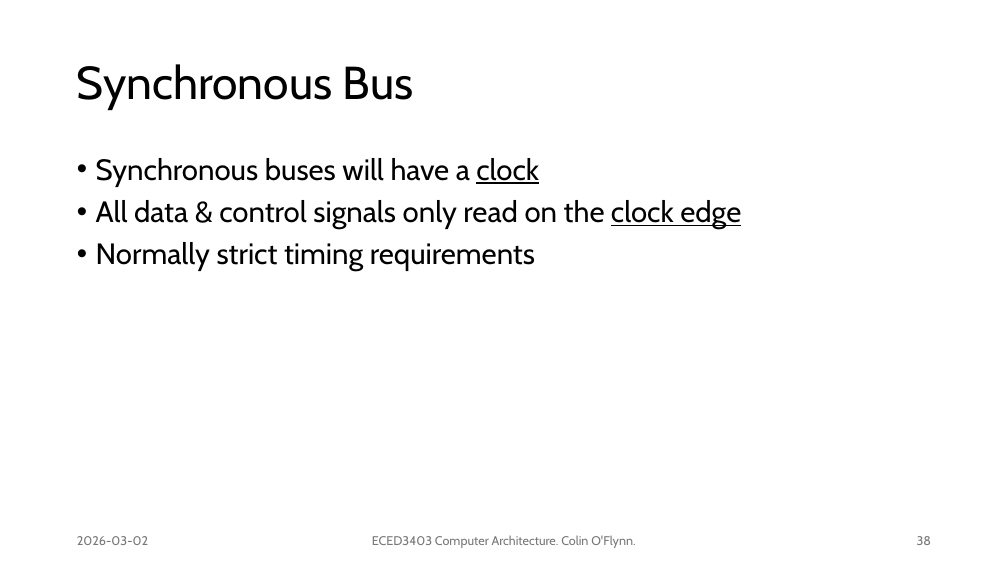
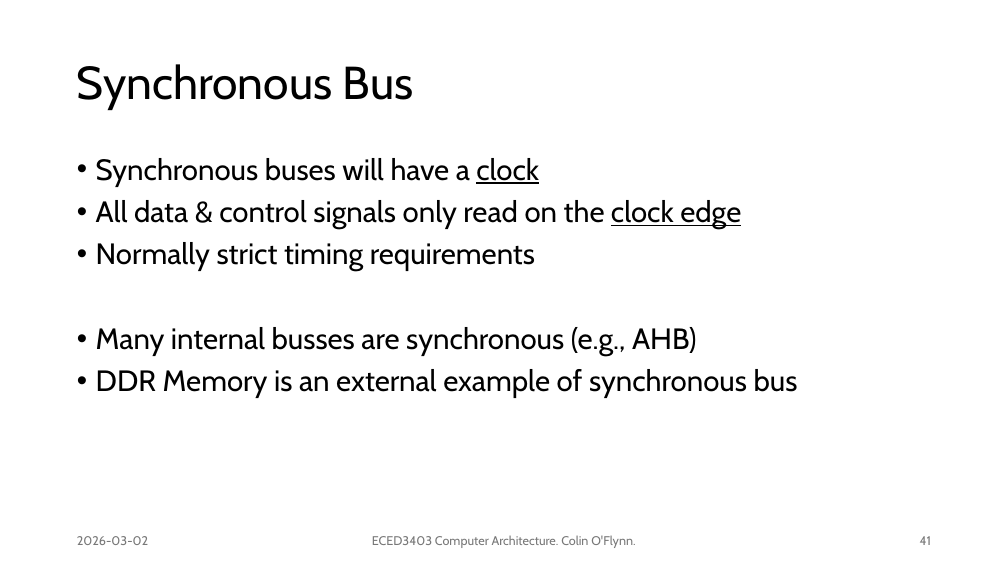
Before and after one commit to colinoflynn/eced3403-computer-architecture, a slide deck: slide 41 of slides/3403 - 4.1 - Memory Busses.pptx (slide 38 before the commit). Drawn at 1008x567 pixels with LibreOffice and Linux fonts; fonts in the diff are those of the drawing. Boxes give left, top, right and bottom in pixels: in the first picture for what was removed or moved away, otherwise in the second. Text is boxed around its words. In the diff, an @@ line names an element or a change of style, - is before the commit and + after.

Commit message:
Sync small changes in memory buffer slides

```diff
--- a/slides/3403 - 4.1 - Memory Busses.pptx
+++ b/slides/3403 - 4.1 - Memory Busses.pptx
@@ text at bbox=[96, 327, 798, 398]: paragraphs added @@
+• Many internal busses are synchronous (e.g., AHB)
+• DDR Memory is an external example of synchronous bus
@@ page number at bbox=[920, 536, 931, 545]: text changed @@
-38
+41
```
Also in this commit, not shown: 29 other slides changed, 5 slides added.
